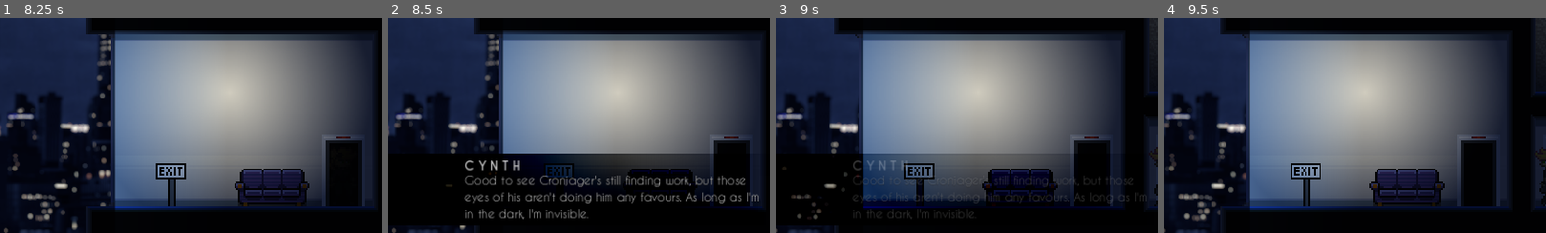
Above: before the commit, frames 1-4 (left to right).
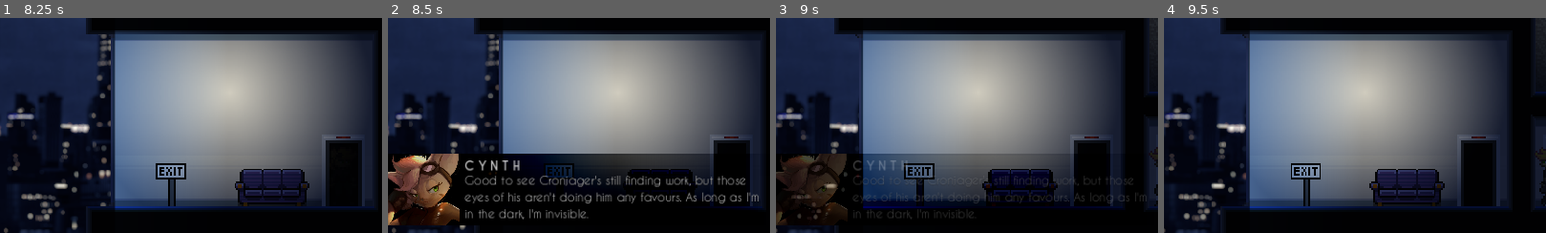
Above: after the commit, the same moments.

Repository: adamscott/catburglar
Game: Godot game, scene res://scenes/title_screen.tscn
The game is run twice, just before and just after one commit, with the same random seed, the same clock (stepped at 60 frames per second) and the same inputs. Video files are missing from this copy of the repository; at most half a second of black plays in their place. Sound files missing from this copy of the repository are replaced by a short silence.
Inputs:
- Up to frame 1 (8.25 s): tap Enter (pause) at 0.5, 5 s; hold X (interact) 0.53-1.28 s; hold Up (up) 0.53-2.03 s; tap C (shoot) every 1.5 s from 1.35 to 7.35 s; tap Space at 2, 8 s; hold X (interact) 2.03-2.78 s; hold Left (left) 2.03-3.53 s; hold Down (down) 3.53-4.28 s; hold X (interact) 3.53-4.28 s; hold Right (right) 4.28-5.03 s; hold Up (up) 5.03-5.78 s; hold X (interact) 5.03-5.78 s; hold Right (right) 5.78-8.03 s; hold X (interact) 6.53-7.28 s; hold Down (down) from 8.03 s (still down); hold X (interact) from 8.03 s (still down)
- Up to frame 2 (8.5 s): keep holding Down (down); keep holding X (interact)
- Up to frame 3 (9 s): release Down (down) at 8.78 s; release X (interact) at 8.78 s; hold Left (left) from 8.78 s (still down); tap C (shoot) at 8.85 s
- Up to frame 4 (9.5 s): keep holding Left (left)
The pictures show only the part of the screen within x 0-50%, y 43-93%; the shares and areas given below are measured in that part.

Frame 1 is identical in both runs. In frame 2, 4.4% of the frame differs, in the area x 0-19%, y 63-97%; in frame 3, 3.0%; in frame 4, nothing differs.

Commit message:
Add mugshot to dialogue box

Diff:
--- a/game/objects/hud.tscn
+++ b/game/objects/hud.tscn
@@ -6,6 +6,7 @@
 [ext_resource type="Texture2D" uid="uid://bvxf26kxreek2" path="res://sprites/ui/hidden.png" id="4_cea3m"]
 [ext_resource type="FontFile" uid="uid://c4edf8hd56tf2" path="res://fonts/CaviarDreams_Bold.ttf" id="7_qhic6"]
 [ext_resource type="FontFile" uid="uid://dobcyrrdj03ub" path="res://fonts/CaviarDreams.ttf" id="8_ererx"]
+[ext_resource type="Texture2D" uid="uid://ckbn23ym0rqk5" path="res://sprites/mugshot.png" id="8_ijmbr"]
 [ext_resource type="Shader" path="res://shaders/game_over.gdshader" id="8_w2msb"]
 [ext_resource type="Texture2D" uid="uid://cki0solhdng5r" path="res://sprites/gradient.png" id="9_k6bj4"]
 [ext_resource type="PackedScene" uid="uid://dv15ok1gu3g6l" path="res://objects/minigame.tscn" id="9_nlp0m"]
@@ -152,6 +153,14 @@
 offset_right = 640.0
 offset_bottom = 120.0
 texture = ExtResource("9_k6bj4")
+
+[node name="Mugshot" type="TextureRect" parent="Dialogue"]
+layout_mode = 0
+offset_right = 120.0
+offset_bottom = 120.0
+texture = ExtResource("8_ijmbr")
+expand_mode = 2
+stretch_mode = 4
 
 [node name="Label_Speaker" type="Label" parent="Dialogue"]
 layout_mode = 0
Not shown: 1 places in game/objects/hud.tscn that only renumber resources
Binary file added: game/sprites/mugshot.png
Not shown, added: game/sprites/mugshot.png.import
